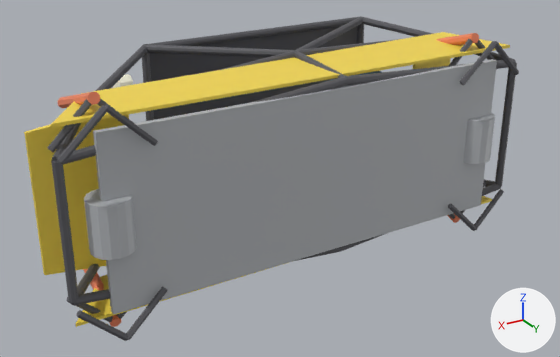
Renders of the glTF model examples/cars/meshes/buggy_body.glb from each side of a commit.
One viewpoint serves both versions: a 50 mm camera at (2.73, 4.11, 1.91) aimed at (0.17, -0.15, -0.22). The axes (+X, +Y, +Z) are drawn at lower right. The lights are the same throughout. The first picture is the older version.
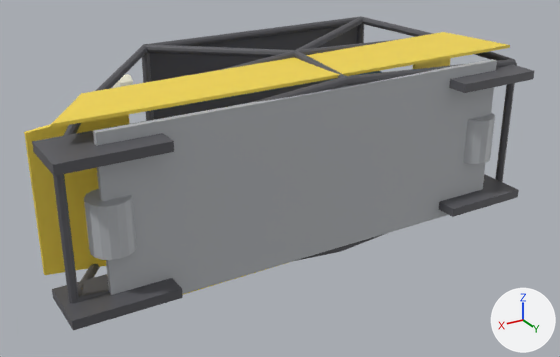
What differs and where, as boxes [x1, y1, x2, y2] in the pictures (560 x 357 px):
'part45', reshaped
    before: [47, 99, 91, 152]
    after: [32, 121, 174, 176]
'part46', reshaped (mostly hidden before)
    before: [97, 99, 132, 122]
    after: [52, 274, 183, 330]
'part48', reshaped
    before: [105, 104, 158, 146]
    after: [439, 174, 519, 217]
'part47', reshaped
    before: [57, 105, 107, 164]
    after: [449, 60, 534, 93]
'part53', deleted
    before: [126, 286, 168, 340]
'part49', deleted (orange)
    before: [58, 92, 100, 108]
'part52', deleted
    before: [76, 310, 128, 341]
'part57', deleted
    before: [460, 41, 497, 85]
'part59', deleted
    before: [436, 33, 479, 45]
'part54', deleted
    before: [83, 269, 121, 327]
'part63', deleted
    before: [474, 189, 504, 230]
'part58', deleted
    before: [494, 41, 519, 75]
'part62', deleted
    before: [448, 203, 476, 231]
'part50', deleted
    before: [67, 297, 113, 322]
'part55', deleted (mostly hidden)
    before: [449, 39, 473, 66]
'part56', deleted
    before: [475, 40, 495, 60]
'part64', deleted
    before: [447, 215, 460, 223]
'part51', deleted (mostly hidden)
    before: [117, 312, 126, 318]
part 2 of me_geometry_46, deleted (mostly hidden)
    before: [97, 99, 132, 122]
part 3 of me_geometry_46, added
    after: [52, 274, 183, 330]
part 4 of me_geometry_47, deleted
    before: [57, 105, 107, 164]
part 5 of me_geometry_47, added
    after: [449, 60, 534, 93]
part 6 of me_geometry_48, deleted
    before: [105, 104, 158, 146]
part 7 of me_geometry_48, added
    after: [439, 174, 519, 217]

Diff of the bpy script that builds the scene:
```diff
--- a/examples/cars/meshes/buggy_body.glb.py
+++ b/examples/cars/meshes/buggy_body.glb.py
@@ me_geometry_45 @@
-me_geometry_45.from_pydata(...)  # 14 vertices, 24 faces; spans x 1.541..1.821, y 0.223..0.273, z 0.437..0.708
+me_geometry_45.from_pydata(...)  # 8 vertices, 12 faces; spans x 1.233..1.873, y 0.153..0.533, z 0.42..0.48
+# me_geometry_45 part 1: the whole mesh is rebuilt
 me_geometry_45.materials.append(mat_defaultmaterial_045)
@@ me_geometry_46 @@
-me_geometry_46.from_pydata(...)  # 14 vertices, 24 faces; spans x 1.285..1.565, y 0.223..0.273, z 0.437..0.708
+me_geometry_46.from_pydata(...)  # 8 vertices, 12 faces; spans x 1.233..1.873, y 0.153..0.533, z -0.48..-0.42
+# me_geometry_46 part 2: 14 vertices removed from x 1.285..1.565, y 0.223..0.273, z 0.437..0.708
+# me_geometry_46 part 3: 8 vertices added at x 1.233..1.873, y 0.153..0.533, z -0.48..-0.42, forming a box
 me_geometry_46.materials.append(mat_defaultmaterial_046)
@@ me_geometry_47 @@
-me_geometry_47.from_pydata(...)  # 14 vertices, 24 faces; spans x 1.541..1.821, y 0.413..0.463, z 0.437..0.708
+me_geometry_47.from_pydata(...)  # 8 vertices, 12 faces; spans x -1.467..-0.827, y 0.155..0.535, z 0.42..0.48
+# me_geometry_47 part 4: 14 vertices removed from x 1.541..1.821, y 0.413..0.463, z 0.437..0.708
+# me_geometry_47 part 5: 8 vertices added at x -1.467..-0.827, y 0.155..0.535, z 0.42..0.48, forming a box
 me_geometry_47.materials.append(mat_defaultmaterial_047)
@@ me_geometry_48 @@
-me_geometry_48.from_pydata(...)  # 14 vertices, 24 faces; spans x 1.285..1.565, y 0.413..0.463, z 0.437..0.708
+me_geometry_48.from_pydata(...)  # 8 vertices, 12 faces; spans x -1.467..-0.827, y 0.155..0.535, z -0.48..-0.42
+# me_geometry_48 part 6: 14 vertices removed from x 1.285..1.565, y 0.413..0.463, z 0.437..0.708
+# me_geometry_48 part 7: 8 vertices added at x -1.467..-0.827, y 0.155..0.535, z -0.48..-0.42, forming a box
 me_geometry_48.materials.append(mat_defaultmaterial_048)
@@ ob_part49 @@
-ob_part49 = bpy.data.objects.new('part49', me_geometry_49)
@@ ob_part50 @@
-ob_part50 = bpy.data.objects.new('part50', me_geometry_50)
@@ ob_part51 @@
-ob_part51 = bpy.data.objects.new('part51', me_geometry_51)
@@ ob_part52 @@
-ob_part52 = bpy.data.objects.new('part52', me_geometry_52)
@@ ob_part53 @@
-ob_part53 = bpy.data.objects.new('part53', me_geometry_53)
@@ ob_part54 @@
-ob_part54 = bpy.data.objects.new('part54', me_geometry_54)
@@ ob_part55 @@
-ob_part55 = bpy.data.objects.new('part55', me_geometry_55)
@@ ob_part56 @@
-ob_part56 = bpy.data.objects.new('part56', me_geometry_56)
@@ ob_part57 @@
-ob_part57 = bpy.data.objects.new('part57', me_geometry_57)
@@ ob_part58 @@
-ob_part58 = bpy.data.objects.new('part58', me_geometry_58)
@@ ob_part59 @@
-ob_part59 = bpy.data.objects.new('part59', me_geometry_59)
@@ ob_part60 @@
-ob_part60 = bpy.data.objects.new('part60', me_geometry_60)
@@ ob_part62 @@
-ob_part62 = bpy.data.objects.new('part62', me_geometry_62)
@@ ob_part63 @@
-ob_part63 = bpy.data.objects.new('part63', me_geometry_63)
@@ ob_part64 @@
-ob_part64 = bpy.data.objects.new('part64', me_geometry_64)
```
